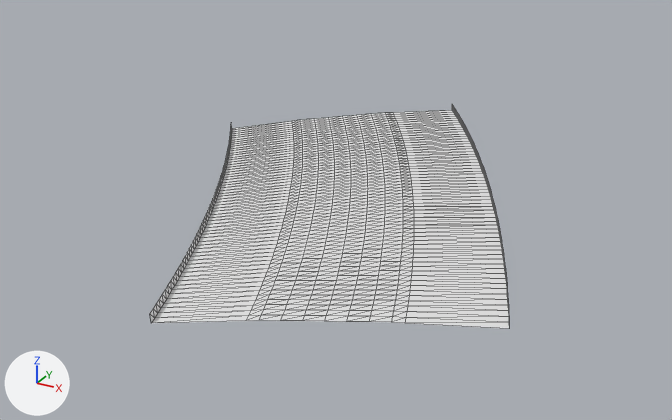
The glTF model public/assets/gen4/models/track-11.glb: old version first, new version second.
One viewpoint serves both versions: a 50 mm lens placed at (715.5, -212.1, 46.0), pointed at (665.4, -121.1, 0.5). The axes (+X, +Y, +Z) are drawn at lower left. The lights are the same throughout. The picture after the commit comes second. Mesh edges are drawn as thin lines. Vertices at exactly the same position are counted once.

Names of what the first picture shows: 'track-11'.
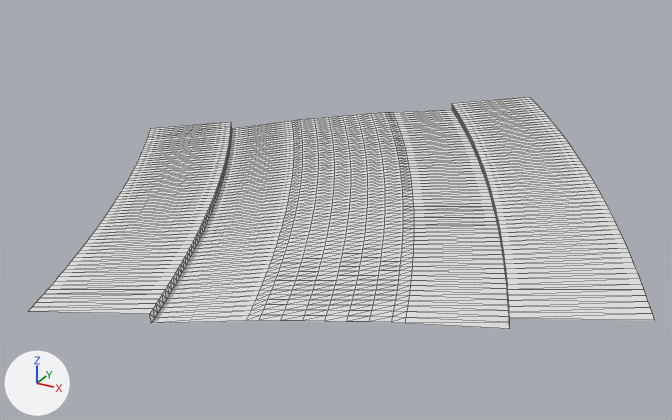
Boxes [x1, y1, x2, y2] around the edits, measured in the pictures (672 x 420 px):
'track-11', reshaped (74% wider)
    before: [150, 105, 509, 328]
    after: [28, 97, 654, 328]
part 1 of me_track_11, added
    after: [452, 97, 654, 320]
part 2 of me_track_11, added
    after: [28, 122, 231, 314]

What changed in the scene script:
```text
Change me_track_11:
    used by ob_track_11; location = (0.0, 0.0, 0.0)
    remove me_track_11.from_pydata(...)  # 819 vertices, 1488 faces; spans x 637.8..694.9, y -154.9..-84.9, z 1.1..5.2
    add me_track_11.from_pydata(...)  # 945 vertices, 1736 faces; spans x 627.8..706.1, y -159.1..-78.3, z 1.1..6.0
    me_track_11 part 1
    48 vertices are added at x 675.5..706.1, y -139.5..-78.3, z 4.9..6.0
    5 new vertices lie (10.7, 5.4, 0.8) away from vertices in x 681.8..693.4, y -139.7..-113.5, z 4.7..5.1
    5 new vertices lie (10.8, 5.2, 0.8) away from vertices in x 684.1..694.9, y -143.7..-118.3, z 4.8..5.2
    5 new vertices lie (0.6, -0.9, 0.0) away from vertices in x 676.1..685.2, y -94.5..-79.3, z 4.9..5.2
    124 new faces join them
    me_track_11 part 2
    36 vertices are added at x 627.8..653.3, y -159.1..-110.0, z 1.4..2.1
    7 new vertices lie (-10.5, -5.8, -0.8) away from vertices in x 647.3..658.0, y -139.3..-118.5, z 2.4..2.7
    5 new vertices lie (-10.1, -6.4, -0.7) away from vertices in x 640.4..650.0, y -123.4..-107.3, z 2.2..2.4
    5 new vertices lie (-10.7, -5.4, -0.8) away from vertices in x 652.7..661.4, y -147.1..-128.4, z 2.5..2.8
    5 new vertices lie (-10.8, -5.3, -0.8) away from vertices in x 654.0..662.5, y -149.7..-130.9, z 2.6..2.8
    5 new vertices lie (0.5, -0.7, 0.0) away from vertices in x 627.8..635.0, y -121.3..-110.0, z 1.4..1.6
    124 new faces join them
```
